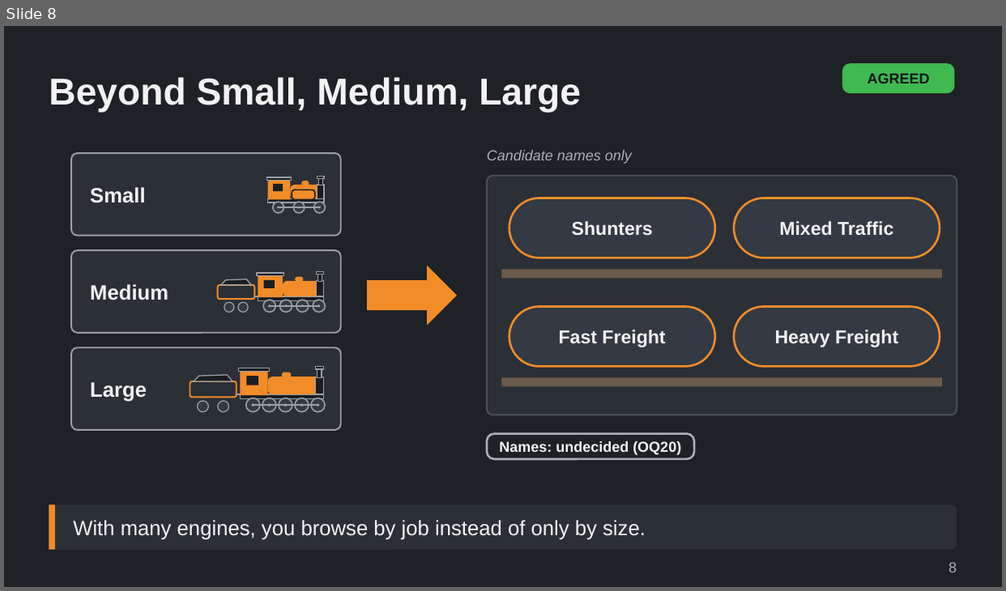
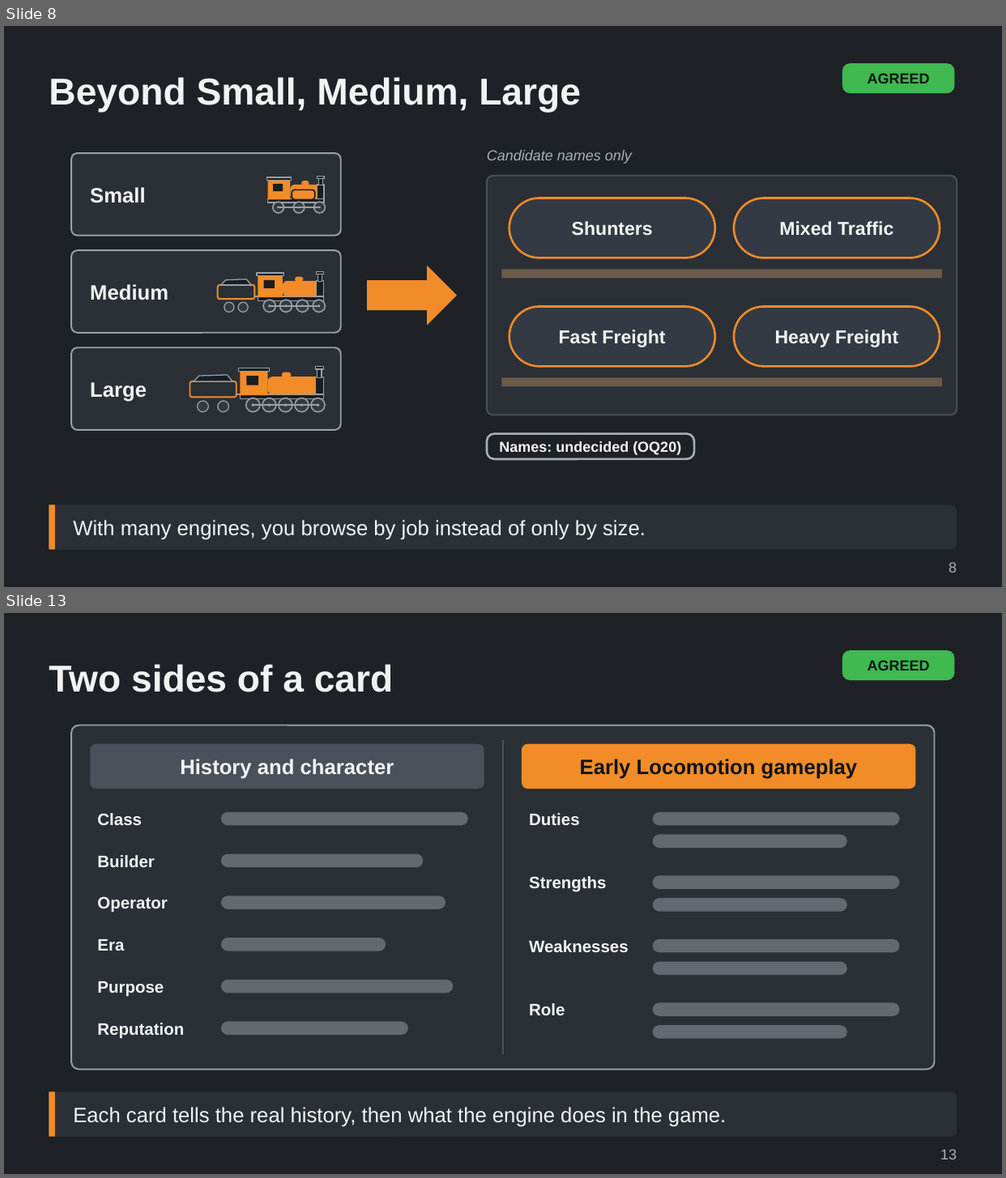
Before and after one commit to Tarenkookoo/Satisfactory---Early-Locomotion, a slide deck: Reporting/Claude Presents/Deck7_AfterLaunch_Packs/After_Launch_Packs_Locomotives_and_History_Explained.pptx. Shown one above the other, each under a label of ours: slide 8 before the commit, slides 8 and 13 after it; the slides between them are not shown. The pictures are 1006x591 and 1006x1178 pixels, drawn with LibreOffice and Linux fonts; fonts in the diff are those of the drawing. Boxes give left, top, right and bottom in pixels: in the first picture for what was removed or moved away, otherwise in the second. Text is boxed around its words. In the diff, an @@ line names an element or a change of style, - is before the commit and + after.

```diff
--- a/Reporting/Claude Presents/Deck7_AfterLaunch_Packs/After_Launch_Packs_Locomotives_and_History_Explained.pptx
+++ b/Reporting/Claude Presents/Deck7_AfterLaunch_Packs/After_Launch_Packs_Locomotives_and_History_Explained.pptx
@@ slide 13 added at box(4, 613, 1002, 1174), background #1E2126 @@
@@ rounded rectangle added at box(842, 650, 955, 680), fill #3FB950, 14 pt, text #101418, bold @@
+AGREED
@@ title added at box(49, 664, 394, 692), 36 pt, text #F2F2F2, bold @@
+Two sides of a card
@@ rounded rectangle added at box(71, 726, 935, 1070), fill #2B2F36, outline #9AA0A6 1.5 pt @@
@@ line added from (503, 740) to (503, 1054), #4A515B 2 pt @@
@@ group added at box(90, 744, 484, 1038): 7 rounded rectangles, 6 texts @@
+History and character
+Class
+Builder
+Operator
+Era
+Purpose
+Reputation
@@ group added at box(522, 744, 916, 1039): 9 rounded rectangles, 4 texts @@
+Early Locomotion gameplay
+Duties
+Strengths
+Weaknesses
+Role
@@ rounded rectangle added at box(49, 1093, 957, 1137), fill #2B2F36, 20 pt, text #F2F2F2 @@
+Each card tells the real history, then what the engine does in the game.
@@ rectangle added at box(49, 1093, 55, 1137), fill #F28C28 @@
@@ text added at box(940, 1149, 957, 1160), 14 pt, text #A9B0B8 @@
+13
```
Also in this commit, not shown: 15 other slides added, 5 other files.
